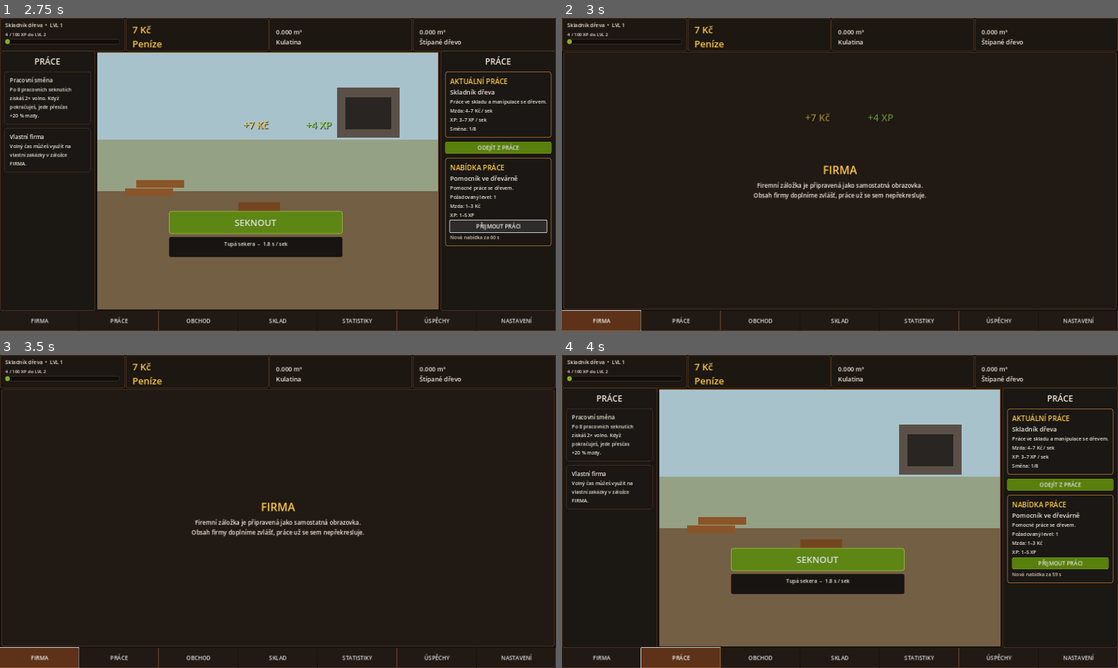
Above: before the commit, frames 1-4 (two rows, left to right).
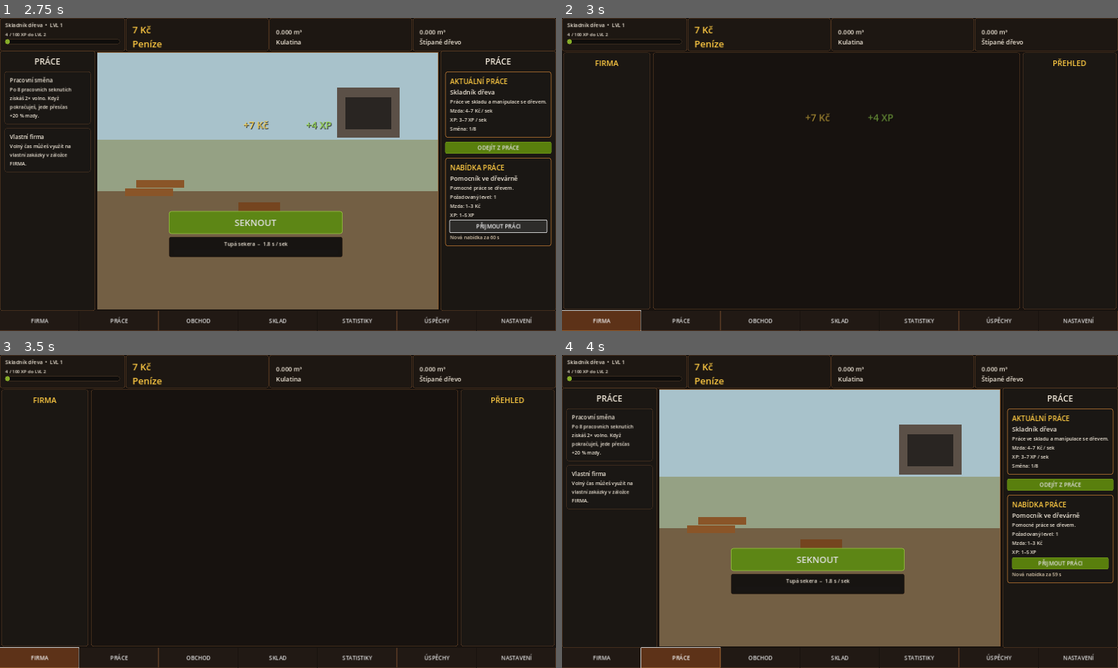
Above: after the commit, the same moments.

Repository: welewan-code/Lumberjack-John
Game: Godot game, scene res://Main.tscn
The game is run twice, just before and just after one commit, with the same random seed, the same clock (stepped at 60 frames per second) and the same inputs.
Inputs:
- Up to frame 1 (2.75 s): click "SEKNOUT" at 0.5 s; click "ODEJÍT Z PRÁCE" at 1.25 s; click "PŘIJMOUT PRÁCI" at 2 s
- Up to frame 2 (3 s): click "FIRMA" at 2.75 s
- Up to frame 3 (3.5 s): no input
- Up to frame 4 (4 s): click "PRÁCE" at 3.5 s

Frame 1 is identical in both runs. In frame 2, 1.4% of the frame differs, in the area x 6-95%, y 10-94%; in frame 3, 1.4%; in frame 4, nothing differs.

Commit message:
Enable company UI layout

Diff:
--- a/project.godot
+++ b/project.godot
@@ -11,6 +11,7 @@
 ShopUI="*res://shop_ui.gd"
 AxeAnimator="*res://axe_animator.gd"
 TabRouter="*res://tab_router.gd"
+CompanyUI="*res://company_ui.gd"
 
 [display]
 window/size/viewport_width=1600
